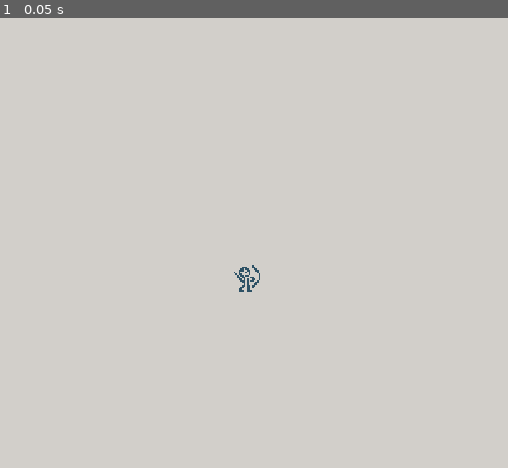
Above: before the commit, frame 1.
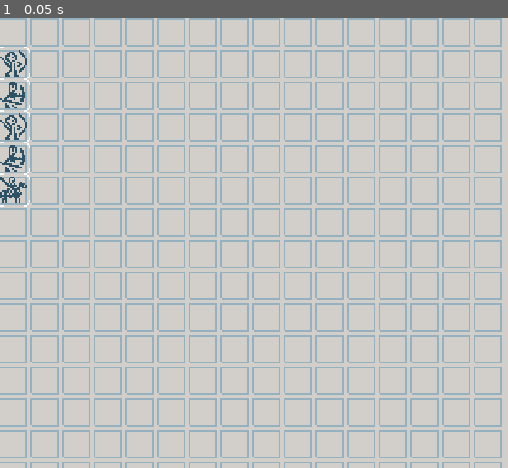
Above: after the commit, the same moment.

Repository: samuelbigos/cards_n_castles
Game: Godot game, scene res://source/Game.tscn
Two runs of this game, one before a commit and one after it. Both use one fixed random seed, a clock stepped at 60 frames per second and the inputs below.
Inputs:
- Up to frame 1 (0.05 s): no input

The runs differ from the first frame. In frame 1, 18% of the frame differs, in the area x 0-99%, y 0-100%.

Commit message:
- Card database
- Draggable units

Diff:
--- /dev/null
+++ b/data/Card.gd
@@ -0,0 +1,4 @@
+extends Node
+
+export var id : String = ""
+export var sprite : StreamTexture = null
--- /dev/null
+++ b/data/Card.tscn
@@ -0,0 +1,6 @@
+[gd_scene load_steps=2 format=2]
+
+[ext_resource path="res://data/Card.gd" type="Script" id=1]
+
+[node name="Card" type="Node"]
+script = ExtResource( 1 )
--- /dev/null
+++ b/data/DatabaseCards.gd
@@ -0,0 +1,35 @@
+extends Node
+"""
+Stores all cards and allows other systems to access their data.
+"""
+
+###########
+# MEMBERS #
+###########
+
+""" PUBLIC """
+
+###########
+# METHODS #
+###########
+
+""" PUBLIC """
+
+###
+func get_card_by_id(id: String):
+	for card in get_children():
+		if card.id == id:
+			return card
+
+	return null
+
+
+""" PRIVATE """
+
+###
+func _ready():
+	pass
+
+##############
+### PUBLIC ###
+##############
--- /dev/null
+++ b/data/DatabaseCards.tscn
@@ -0,0 +1,52 @@
+[gd_scene load_steps=12 format=2]
+
+[ext_resource path="res://data/DatabaseCards.gd" type="Script" id=1]
+[ext_resource path="res://data/Card.tscn" type="PackedScene" id=3]
+[ext_resource path="res://assets/units/maa.png" type="Texture" id=4]
+[ext_resource path="res://assets/units/ram.png" type="Texture" id=5]
+[ext_resource path="res://assets/units/mangonel.png" type="Texture" id=6]
+[ext_resource path="res://assets/units/stonewall.png" type="Texture" id=7]
+[ext_resource path="res://assets/units/archer.png" type="Texture" id=8]
+[ext_resource path="res://assets/units/cavalry.png" type="Texture" id=9]
+[ext_resource path="res://assets/units/skirmisher.png" type="Texture" id=10]
+[ext_resource path="res://assets/units/spearman.png" type="Texture" id=11]
+[ext_resource path="res://assets/units/palisade.png" type="Texture" id=12]
+
+[node name="DatabaseCards" type="Node"]
+script = ExtResource( 1 )
+
+[node name="Archer" parent="." instance=ExtResource( 3 )]
+id = "archer"
+sprite = ExtResource( 8 )
+
+[node name="Cavalry" parent="." instance=ExtResource( 3 )]
+id = "cavalry"
+sprite = ExtResource( 9 )
+
+[node name="Maa" parent="." instance=ExtResource( 3 )]
+id = "maa"
+sprite = ExtResource( 4 )
+
+[node name="Mangonel" parent="." instance=ExtResource( 3 )]
+id = "mangonel"
+sprite = ExtResource( 6 )
+
+[node name="Palisade" parent="." instance=ExtResource( 3 )]
+id = "palisade"
+sprite = ExtResource( 12 )
+
+[node name="Ram" parent="." instance=ExtResource( 3 )]
+id = "ram"
+sprite = ExtResource( 5 )
+
+[node name="Skirmisher" parent="." instance=ExtResource( 3 )]
+id = "skirmisher"
+sprite = ExtResource( 10 )
+
+[node name="Spearman" parent="." instance=ExtResource( 3 )]
+id = "spearman"
+sprite = ExtResource( 11 )
+
+[node name="Stonewall" parent="." instance=ExtResource( 3 )]
+id = "stonewall"
+sprite = ExtResource( 7 )
--- a/default_env.tres
+++ /dev/null
@@ -1,7 +0,0 @@
-[gd_resource type="Environment" load_steps=2 format=2]
-
-[sub_resource type="ProceduralSky" id=1]
-
-[resource]
-background_mode = 2
-background_sky = SubResource( 1 )
--- a/project.godot
+++ b/project.godot
@@ -9,19 +9,31 @@
 config_version=4
 
 _global_script_classes=[ {
-"base": "Node2D",
+"base": "Node",
 "class": "Game",
 "language": "GDScript",
 "path": "res://source/Game.gd"
+}, {
+"base": "Node",
+"class": "Player",
+"language": "GDScript",
+"path": "res://source/Player.gd"
 }, {
 "base": "Node2D",
 "class": "Unit",
 "language": "GDScript",
 "path": "res://source/Unit.gd"
+}, {
+"base": "Node",
+"class": "XXX",
+"language": "GDScript",
+"path": "res://source/SourceTemplate.gd"
 } ]
 _global_script_class_icons={
 "Game": "",
-"Unit": ""
+"Player": "",
+"Unit": "",
+"XXX": ""
 }
 
 [application]
@@ -29,6 +41,12 @@
 config/name="Cards vs Castles"
 run/main_scene="res://source/Game.tscn"
 config/icon="res://icon.png"
+
+[autoload]
+
+Globals="*res://source/Globals.gd"
+DatabaseCards="res://data/DatabaseCards.gd"
+PixelGrid="*res://source/PixelGrid.tscn"
 
 [display]
 
@@ -39,8 +57,17 @@
 window/stretch/mode="viewport"
 window/stretch/aspect="keep"
 
+[input]
+
+ui_select={
+"deadzone": 0.5,
+"events": [ Object(InputEventKey,"resource_local_to_scene":false,"resource_name":"","device":0,"alt":false,"shift":false,"control":false,"meta":false,"command":false,"pressed":false,"scancode":32,"unicode":0,"echo":false,"script":null)
+, Object(InputEventJoypadButton,"resource_local_to_scene":false,"resource_name":"","device":0,"button_index":3,"pressure":0.0,"pressed":false,"script":null)
+, Object(InputEventMouseButton,"resource_local_to_scene":false,"resource_name":"","device":0,"alt":false,"shift":false,"control":false,"meta":false,"command":false,"button_mask":0,"position":Vector2( 0, 0 ),"global_position":Vector2( 0, 0 ),"factor":1.0,"button_index":1,"pressed":false,"doubleclick":false,"script":null)
+ ]
+}
+
 [rendering]
 
 quality/2d/use_pixel_snap=true
 environment/default_clear_color=Color( 0.827451, 0.815686, 0.796078, 1 )
-environment/default_environment="res://default_env.tres"
--- a/source/Game.gd
+++ b/source/Game.gd
@@ -1,2 +1,29 @@
-extends Node2D
+extends Node
 class_name Game
+"""
+Base scene for all game components.
+"""
+
+###########
+# MEMBERS #
+###########
+
+""" PRIVATE """
+
+""" PUBLIC """
+
+export var unit_scene : PackedScene = null
+
+###########
+# METHODS #
+###########
+
+""" PRIVATE """
+
+func _ready():
+	$Player.setup(self)
+
+""" PUBLIC """
+
+func get_card_database():
+	return $DatabaseCards
--- a/source/Game.tscn
+++ b/source/Game.tscn
@@ -1,9 +1,19 @@
-[gd_scene load_steps=3 format=2]
+[gd_scene load_steps=6 format=2]
 
 [ext_resource path="res://source/Unit.tscn" type="PackedScene" id=1]
 [ext_resource path="res://source/Game.gd" type="Script" id=2]
+[ext_resource path="res://source/PixelGrid.tscn" type="PackedScene" id=3]
+[ext_resource path="res://source/Player.gd" type="Script" id=4]
+[ext_resource path="res://data/DatabaseCards.tscn" type="PackedScene" id=5]
 
 [node name="Game" type="Node2D"]
 script = ExtResource( 2 )
+unit_scene = ExtResource( 1 )
 
-[node name="Unit" parent="." instance=ExtResource( 1 )]
+[node name="PixelGrid" parent="." instance=ExtResource( 3 )]
+
+[node name="Player" type="Node" parent="."]
+script = ExtResource( 4 )
+starting_hand = [ "archer", "maa", "archer", "maa", "cavalry" ]
+
+[node name="DatabaseCards" parent="." instance=ExtResource( 5 )]
--- /dev/null
+++ b/source/Globals.gd
@@ -0,0 +1,16 @@
+extends Node
+
+
+# Declare member variables here. Examples:
+# var a = 2
+# var b = "text"
+
+
+# Called when the node enters the scene tree for the first time.
+func _ready():
+	pass # Replace with function body.
+
+
+# Called every frame. 'delta' is the elapsed time since the previous frame.
+#func _process(delta):
+#	pass
--- /dev/null
+++ b/source/PixelGrid.gd
@@ -0,0 +1,15 @@
+extends Node2D
+
+export var grid_size : Vector2
+export var cell_size : Vector2
+export var cell_padding : int
+export var debug_render_grid : bool
+
+func _ready():
+	pass
+
+func _draw():
+	for x in range(0, grid_size.x):
+		for y in range(0, grid_size.y):
+			var rect = Rect2(x * (cell_size.x + cell_padding), y * (cell_size.y + cell_padding), cell_size.x, cell_size.y)
+			draw_rect(rect, Color("96b2c1"), false)
--- /dev/null
+++ b/source/PixelGrid.tscn
@@ -0,0 +1,9 @@
+[gd_scene load_steps=2 format=2]
+
+[ext_resource path="res://source/PixelGrid.gd" type="Script" id=1]
+
+[node name="PixelGrid" type="Node2D"]
+script = ExtResource( 1 )
+grid_size = Vector2( 16, 16 )
+cell_size = Vector2( 16, 16 )
+cell_padding = 3
--- /dev/null
+++ b/source/Player.gd
@@ -0,0 +1,40 @@
+extends Node
+class_name Player
+"""
+Stores player state.
+"""
+
+###########
+# MEMBERS #
+###########
+
+""" PRIVATE """
+
+export var starting_hand = []
+
+""" PUBLIC """
+
+var _game = null
+var _units = []
+
+###########
+# METHODS #
+###########
+
+""" PRIVATE """
+
+func _ready():
+	pass
+
+""" PUBLIC """
+
+func setup(game):
+	_game = game
+	var current_pos = 1
+	for card in starting_hand:
+		var card_data = _game.get_card_database().get_card_by_id(card)
+		var unit = _game.unit_scene.instance()
+		unit.init_with_data(card_data)
+		unit.set_grid_pos(Vector2(0, current_pos))
+		add_child(unit)
+		current_pos += 1
--- /dev/null
+++ b/source/SourceTemplate.gd
@@ -0,0 +1,21 @@
+extends Node
+class_name XXX
+"""
+Does XXX.
+"""
+
+###########
+# MEMBERS #
+###########
+
+""" PRIVATE """
+
+""" PUBLIC """
+
+###########
+# METHODS #
+###########
+
+""" PRIVATE """
+
+""" PUBLIC """
--- a/source/Unit.gd
+++ b/source/Unit.gd
@@ -1,5 +1,99 @@
 extends Node2D
 class_name Unit
+"""
+Base for a unit on the battlefield.
+"""
+
+###########
+# MEMBERS #
+###########
+
+""" PRIVATE """
+
+""" PUBLIC """
+
+const SNAP_TIME = 0.15
+
+var _sticky = false
+var _mouse_snapped_pos_last = Vector2()
+var _snap_lerp_timer = 0.0
+var _snap_lerp_to = Vector2()
+var _snap_lerp_from = Vector2()
+
+###########
+# METHODS #
+###########
+
+""" PRIVATE """
 
 func _ready():
 	$Sprite.modulate = Color("2e5266")
+
+
+func _process(delta):
+	if _sticky:
+		_move_and_snap(get_viewport().get_mouse_position())
+		if Input.is_action_just_released("ui_select"):
+			_sticky = false
+
+	if _snap_lerp_timer > 0.0:
+		position = _lerp(_snap_lerp_from, _snap_lerp_to, _snap_lerp_timer / SNAP_TIME)
+		_snap_lerp_timer -= delta
+
+
+func _move_and_snap(pos):
+	# adjust pos to snap to grid
+	var mouse_snapped_pos = _pos_to_snapped_pos(pos)
+	if mouse_snapped_pos != _mouse_snapped_pos_last:
+		_snap_lerp_from = _mouse_snapped_pos_last
+		_snap_lerp_to = mouse_snapped_pos
+		_snap_lerp_timer = SNAP_TIME
+
+	_mouse_snapped_pos_last = mouse_snapped_pos
+
+
+func _pos_to_snapped_pos(pos):
+	var snapped_pos = Vector2()
+	snapped_pos.x = int(pos.x / (PixelGrid.cell_size.x + PixelGrid.cell_padding))
+	snapped_pos.y = int(pos.y / (PixelGrid.cell_size.y + PixelGrid.cell_padding))
+	return _grid_pos_to_snapped_pos(snapped_pos)
+
+
+func _grid_pos_to_snapped_pos(pos):
+	var snapped_pos = Vector2()
+	snapped_pos = pos * (PixelGrid.cell_size + ((Vector2(1.0, 1.0) * PixelGrid.cell_padding)))
+	snapped_pos += PixelGrid.cell_size * 0.5
+	return snapped_pos
+
+
+func _in_hand():
+	# 1st column is in hand for now.
+	return _pos_to_snapped_pos(position).x == 0
+
+
+# time between 0-1
+func _lerp(from, to, time):
+	return from + (to - from) * ease(1.0 - time, -3)
+
+
+func _on_Area2D_mouse_entered():
+	$Selection.visible = true
+
+
+func _on_Area2D_mouse_exited():
+	$Selection.visible = false
+
+
+func _on_Area2D_input_event(viewport, event, shape_idx):
+	if Input.is_action_pressed("ui_select"):
+		_sticky = true
+
+""" PUBLIC """
+
+func init_with_data(card_data):
+	$Sprite.texture = card_data.sprite
+
+
+func set_grid_pos(pos):
+	position = _grid_pos_to_snapped_pos(pos)
+	_mouse_snapped_pos_last = position
--- a/source/Unit.tscn
+++ b/source/Unit.tscn
@@ -1,13 +1,25 @@
-[gd_scene load_steps=3 format=2]
+[gd_scene load_steps=5 format=2]
 
 [ext_resource path="res://assets/units/archer.png" type="Texture" id=1]
 [ext_resource path="res://source/Unit.gd" type="Script" id=2]
+[ext_resource path="res://assets/gui/selector_1.png" type="Texture" id=3]
 
+[sub_resource type="RectangleShape2D" id=1]
+extents = Vector2( 8, 8 )
 
 [node name="Unit" type="Node2D"]
-position = Vector2( 133.099, 143.338 )
 script = ExtResource( 2 )
 
 [node name="Sprite" type="Sprite" parent="."]
-position = Vector2( 15.2394, 12.449 )
 texture = ExtResource( 1 )
+
+[node name="Area2D" type="Area2D" parent="."]
+
+[node name="CollisionShape2D" type="CollisionShape2D" parent="Area2D"]
+shape = SubResource( 1 )
+
+[node name="Selection" type="Sprite" parent="."]
+texture = ExtResource( 3 )
+[connection signal="input_event" from="Area2D" to="." method="_on_Area2D_input_event"]
+[connection signal="mouse_entered" from="Area2D" to="." method="_on_Area2D_mouse_entered"]
+[connection signal="mouse_exited" from="Area2D" to="." method="_on_Area2D_mouse_exited"]
Binary file added: assets/gui/selector_1.png
Not shown, added: assets/gui/selector_1.png.import
Binary file added: assets/gui/selector_2.png
Not shown, added: assets/gui/selector_2.png.import
